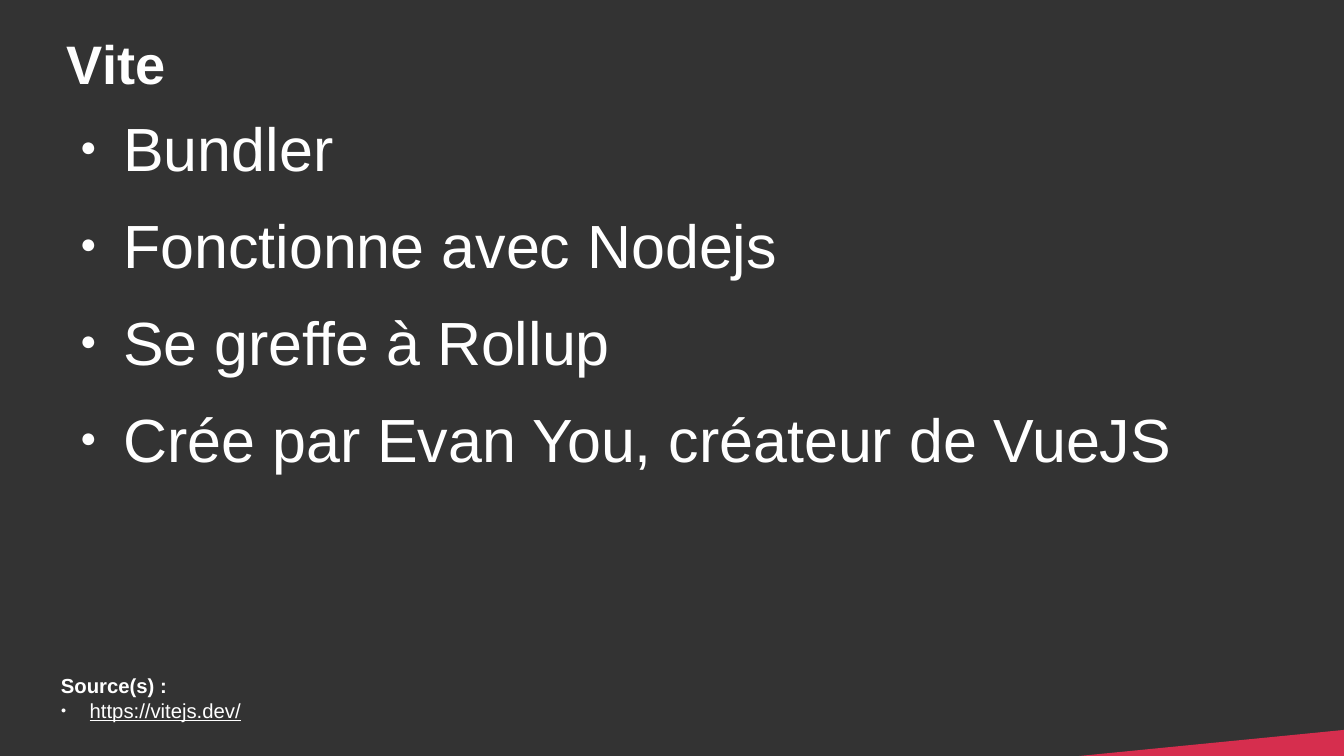
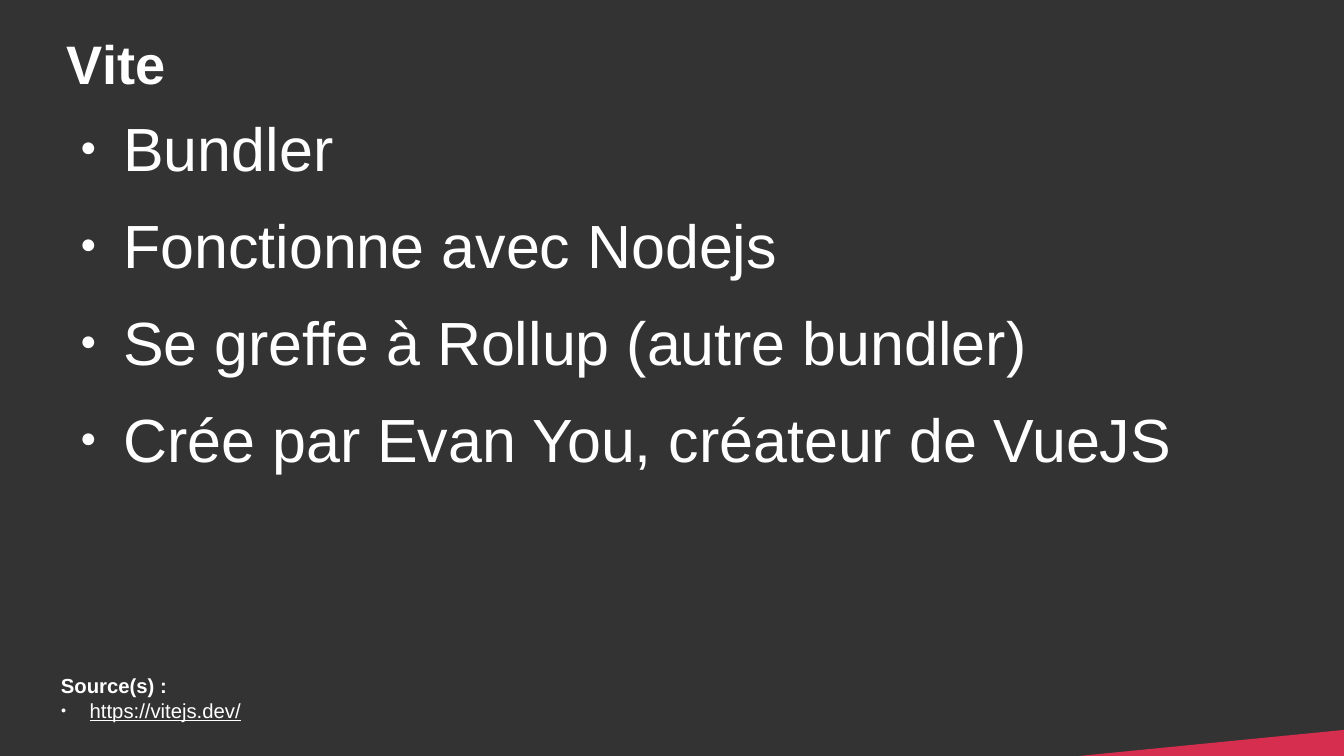
Before and after one commit to DanYellow/cours, a slide deck: slide 13 of developpement-front-s5/travaux-pratiques/numero-4/presentation.odp (slide 10 before the commit). Drawn at 1344x756 pixels with LibreOffice and Linux fonts; fonts in the diff are those of the drawing. Boxes give left, top, right and bottom in pixels: in the first picture for what was removed or moved away, otherwise in the second. Text is boxed around its words. In the diff, an @@ line names an element or a change of style, - is before the commit and + after.

```diff
--- a/developpement-front-s5/travaux-pratiques/numero-4/presentation.odp
+++ b/developpement-front-s5/travaux-pratiques/numero-4/presentation.odp
@@ text at [123, 320, 1027, 376]: text changed @@
-● Se greffe à Rollup
+● Se greffe à Rollup (autre bundler)
```
Also in this commit, not shown: 4 other slides changed, 3 slides added, 2 other files.
